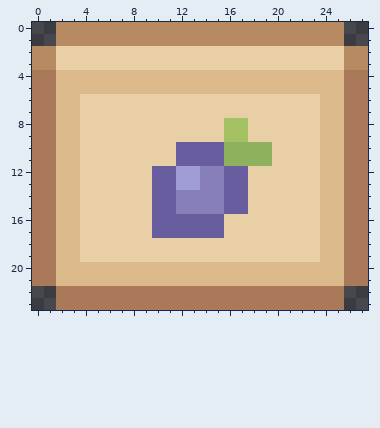
A pixel-art sprite gets an edit: src/ProgDBTutor/static/img/market/TurnipCrate.png. The picture above was drawn from the file before the commit.
The file is 28x24 pixels.
New version:
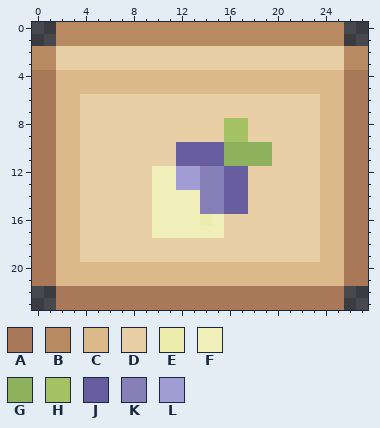
Palette (. is transparent): A #aa7959  B #b78a62  C #dcb98a  D #e8cfa6  E #edecac  F #f0efb9  G #8db15d  H #a4c263  J #685d9e  K #867fb8  L #a09dd4
Author's note on the commit: turnip real life accurate
From old to new:
{"y":12,"x":10,"old":"JJ","new":"FF"}
{"y":13,"x":10,"old":"JJ","new":"FF"}
{"y":14,"x":10,"old":"JJKK","new":"FFFF"}
{"y":15,"x":10,"old":"JJKK","new":"FFFF"}
{"y":16,"x":10,"old":"JJJJJJ","new":"FFFFEF"}
{"y":17,"x":10,"old":"JJJJJJ","new":"FFFFFF"}
{"label":"changed","picture_box":[152,166,224,238]}
